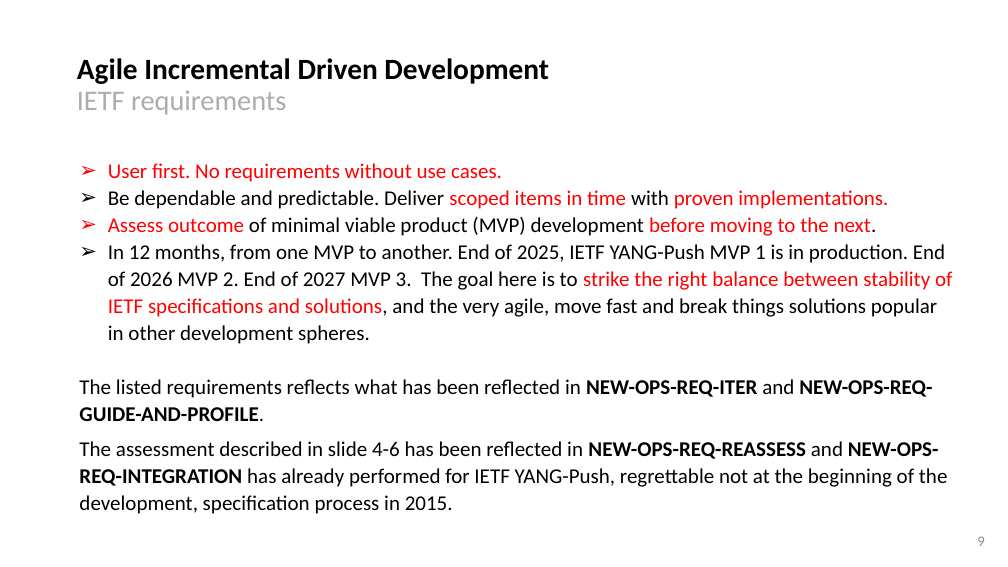
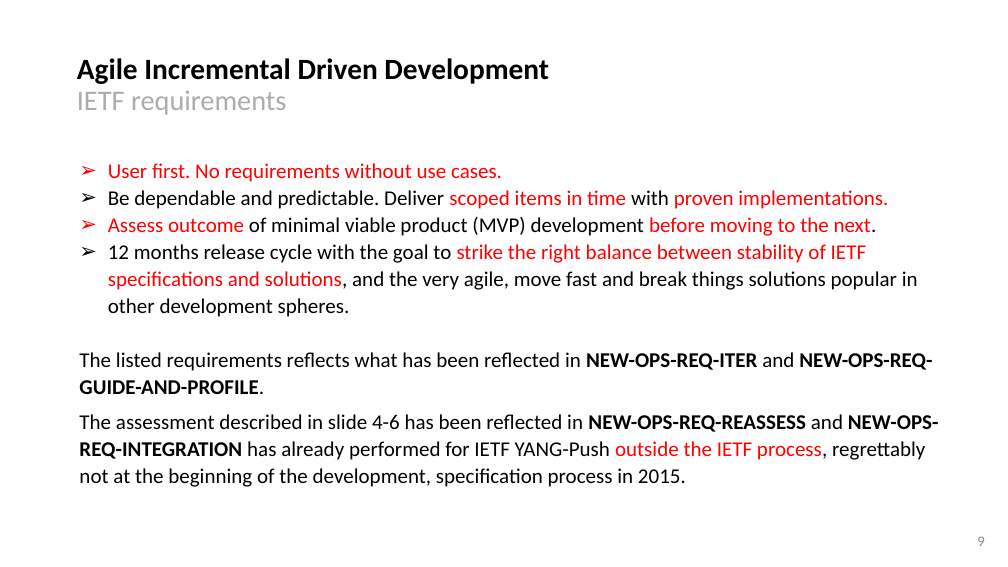
Before and after one commit to network-analytics/ietf-network-analytics-document-status, a slide deck: slide 9 of 122/NEMOPS/IAB NEMOPS - YANG-Push - Agile Incremental Driven Development.pptx. Drawn at 1008x567 pixels with LibreOffice and Linux fonts; fonts in the diff are those of the drawing. Boxes give left, top, right and bottom in pixels: in the first picture for what was removed or moved away, otherwise in the second. Text is boxed around its words. In the diff, an @@ line names an element or a change of style, - is before the commit and + after.

```diff
--- a/122/NEMOPS/IAB NEMOPS - YANG-Push - Agile Incremental Driven Development.pptx
+++ b/122/NEMOPS/IAB NEMOPS - YANG-Push - Agile Incremental Driven Development.pptx
@@ text at [108,244,918,317]: text changed @@
-➢ In 12 months, from one MVP to another. End of 2025, IETF YANG-Push MVP 1 is in production. End of 2026 MVP 2. End of 2027 MVP 3. The goal here is to strike the right balance between stability of IETF specifications and solutions, and the very agile, move fast and break things solutions popular in other development spheres.
+➢ 12 months release cycle with the goal to strike the right balance between stability of IETF specifications and solutions, and the very agile, move fast and break things solutions popular in other development spheres.
@@ text at [79,414,939,487]: text changed @@
-The assessment described in slide 4-6 has been reflected in NEW-OPS-REQ-REASSESS and NEW-OPS-REQ-INTEGRATION has already performed for IETF YANG-Push, regrettable not at the beginning of the development, specification process in 2015.
+The assessment described in slide 4-6 has been reflected in NEW-OPS-REQ-REASSESS and NEW-OPS-REQ-INTEGRATION has already performed for IETF YANG-Push outside the IETF process, regrettably not at the beginning of the development, specification process in 2015.
```
Also in this commit, not shown: 2 other slides changed, 1 slide added, 1 other file.
